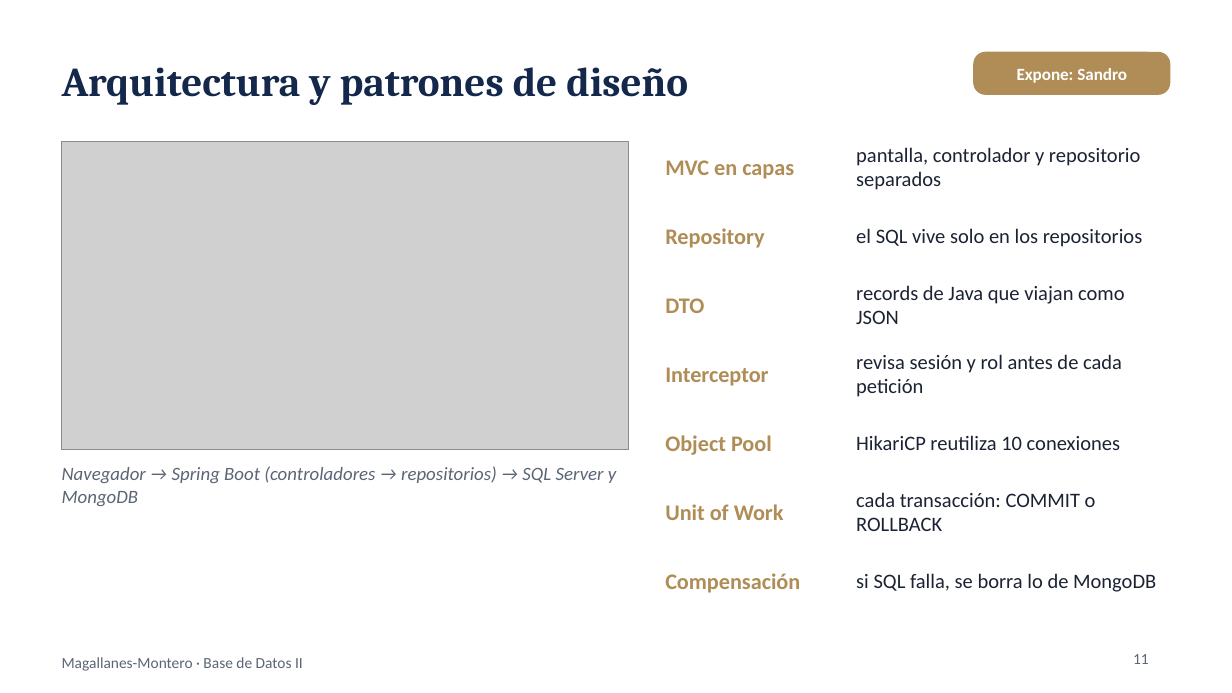
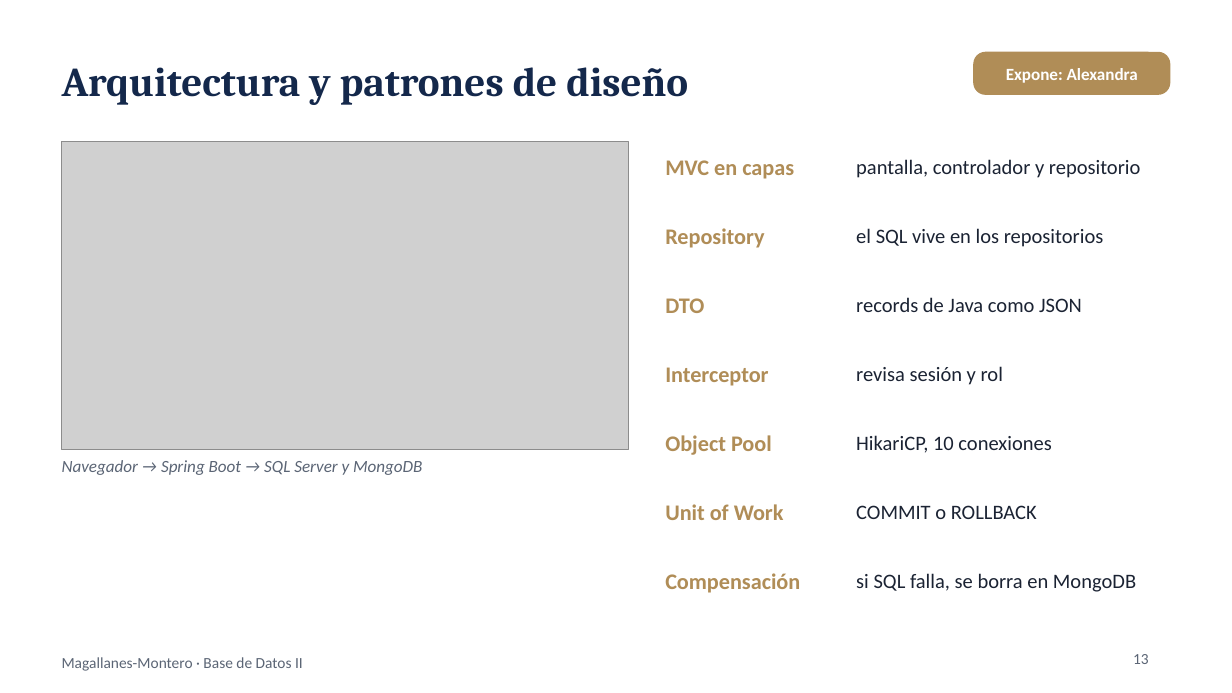
Before and after one commit to alexandra585/Proyecto_Estudio_Juridico, a slide deck: slide 13 of 4_Informe/Presentacion_Sustentacion_Magallanes_Montero.pptx (slide 11 before the commit). Drawn at 1232x693 pixels with LibreOffice and Linux fonts; fonts in the diff are those of the drawing; grey boxes stand for pictures. Boxes give left, top, right and bottom in pixels: in the first picture for what was removed or moved away, otherwise in the second. Text is boxed around its words. In the diff, an @@ line names an element or a change of style, - is before the commit and + after.

```diff
--- a/4_Informe/Presentacion_Sustentacion_Magallanes_Montero.pptx
+++ b/4_Informe/Presentacion_Sustentacion_Magallanes_Montero.pptx
@@ text in rounded rectangle at bbox=[1006, 68, 1138, 83]: text changed @@
-Expone: Sandro
+Expone: Alexandra
@@ text at bbox=[856, 159, 1141, 178]: text changed @@
-pantalla, controlador y repositorio separados
+pantalla, controlador y repositorio
@@ text at bbox=[856, 228, 1104, 247]: text changed @@
-el SQL vive solo en los repositorios
+el SQL vive en los repositorios
@@ text at bbox=[856, 297, 1082, 312]: text changed @@
-records de Java que viajan como JSON
+records de Java como JSON
@@ text at bbox=[856, 366, 1003, 385]: text changed @@
-revisa sesión y rol antes de cada petición
+revisa sesión y rol
@@ text at bbox=[856, 435, 1051, 453]: text changed @@
-HikariCP reutiliza 10 conexiones
+HikariCP, 10 conexiones
@@ text at bbox=[62, 460, 422, 475]: text changed; size 11 to 10 pt @@
-Navegador → Spring Boot (controladores → repositorios) → SQL Server y MongoDB
+Navegador → Spring Boot → SQL Server y MongoDB
@@ text at bbox=[856, 505, 1037, 519]: text changed @@
-cada transacción: COMMIT o ROLLBACK
+COMMIT o ROLLBACK
@@ text at bbox=[856, 573, 1136, 592]: text changed @@
-si SQL falla, se borra lo de MongoDB
+si SQL falla, se borra en MongoDB
@@ page number at bbox=[1133, 654, 1149, 664]: text changed @@
-11
+13
```
Also in this commit, not shown: 5 other slides changed, 13 slides added, 9 slides removed, 1 other file.
